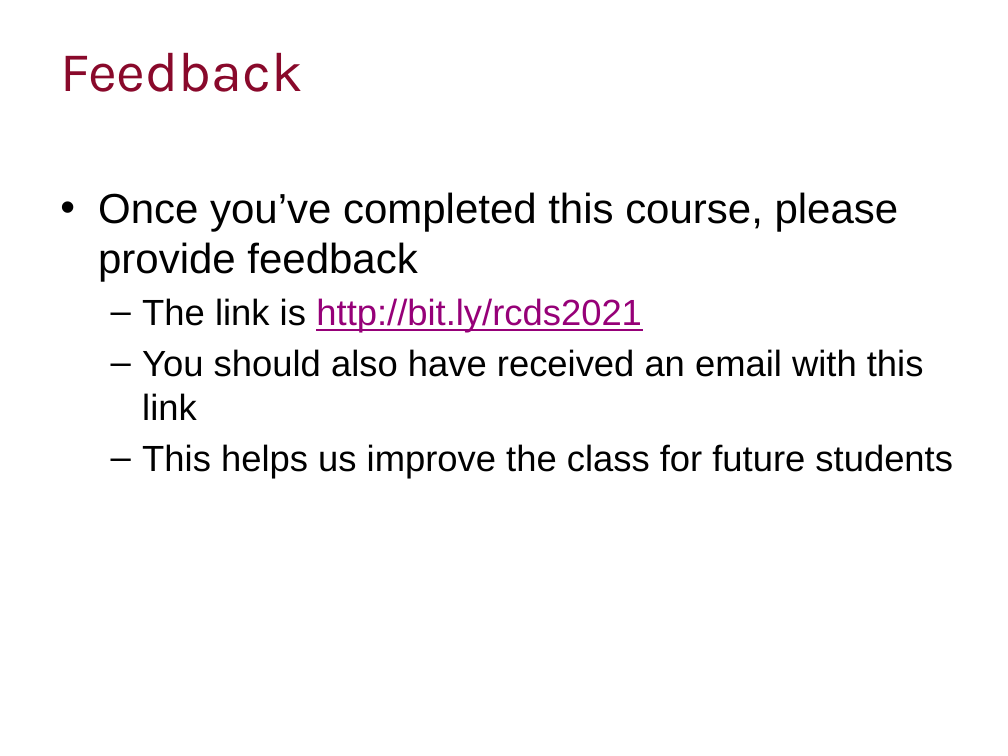
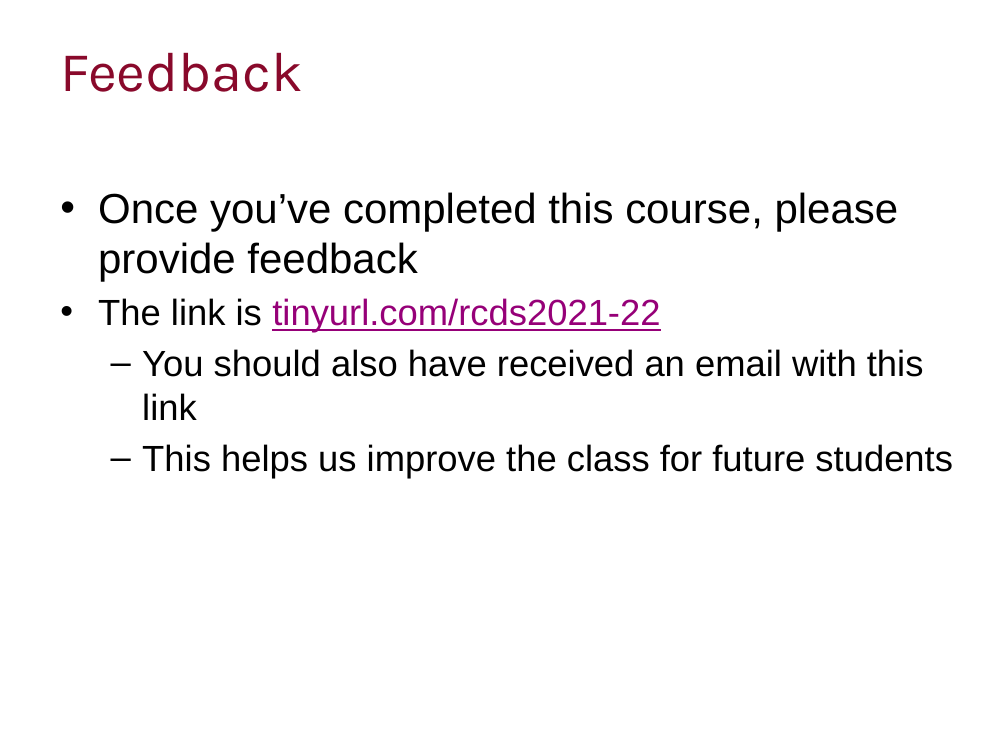
Before and after one commit to ImperialCollegeLondon/RCDS-numerical-computing-in-python-with-numpy-and-scipy, a slide deck: slide 4 of Numerical Computing Python Slides.pptx. Drawn at 1008x756 pixels with LibreOffice and Linux fonts; fonts in the diff are those of the drawing; background and template pictures are left out. Boxes give left, top, right and bottom in pixels: in the first picture for what was removed or moved away, otherwise in the second. Text is boxed around its words. In the diff, an @@ line names an element or a change of style, - is before the commit and + after.

Commit message:
Updated feedback survey link

```diff
--- a/Numerical Computing Python Slides.pptx
+++ b/Numerical Computing Python Slides.pptx
@@ text at [98,298,660,333]: text changed @@
-  – The link is http://bit.ly/rcds2021
+• The link is tinyurl.com/rcds2021-22
```
Also in this commit, not shown: 1 other slide changed.
